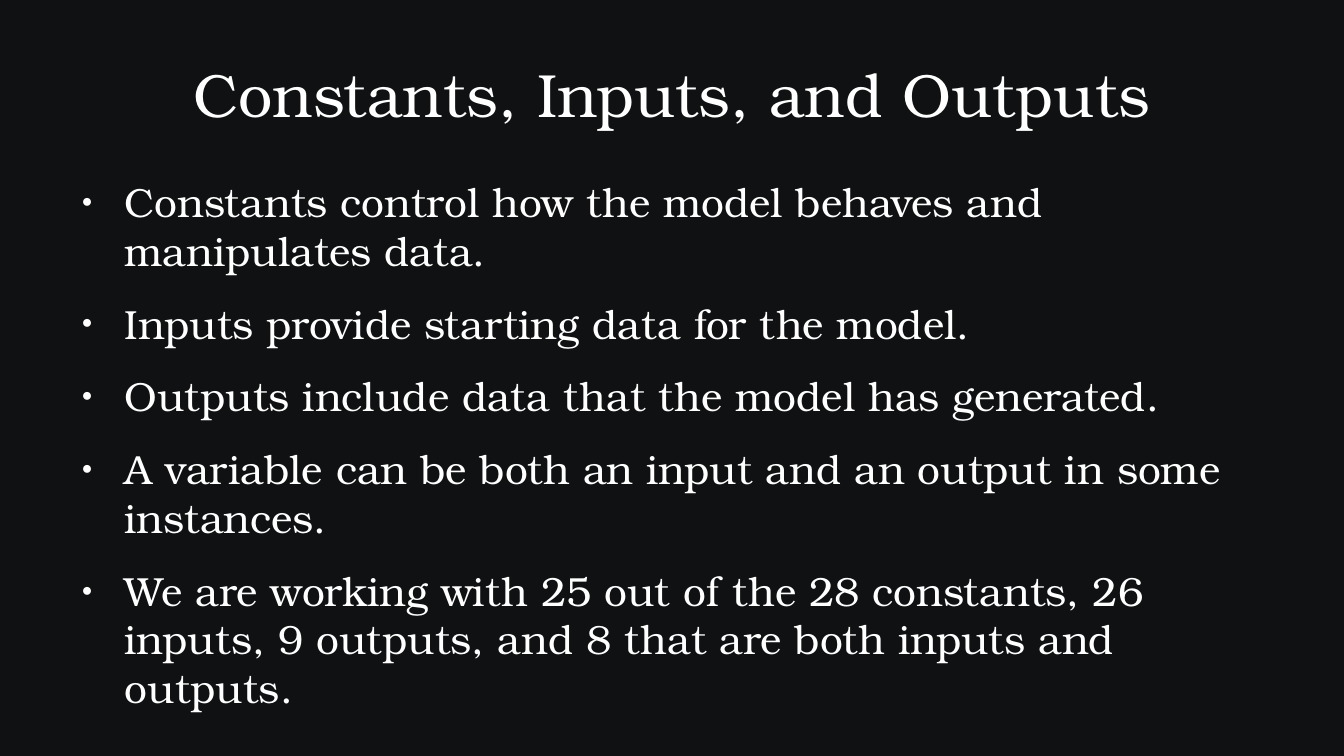
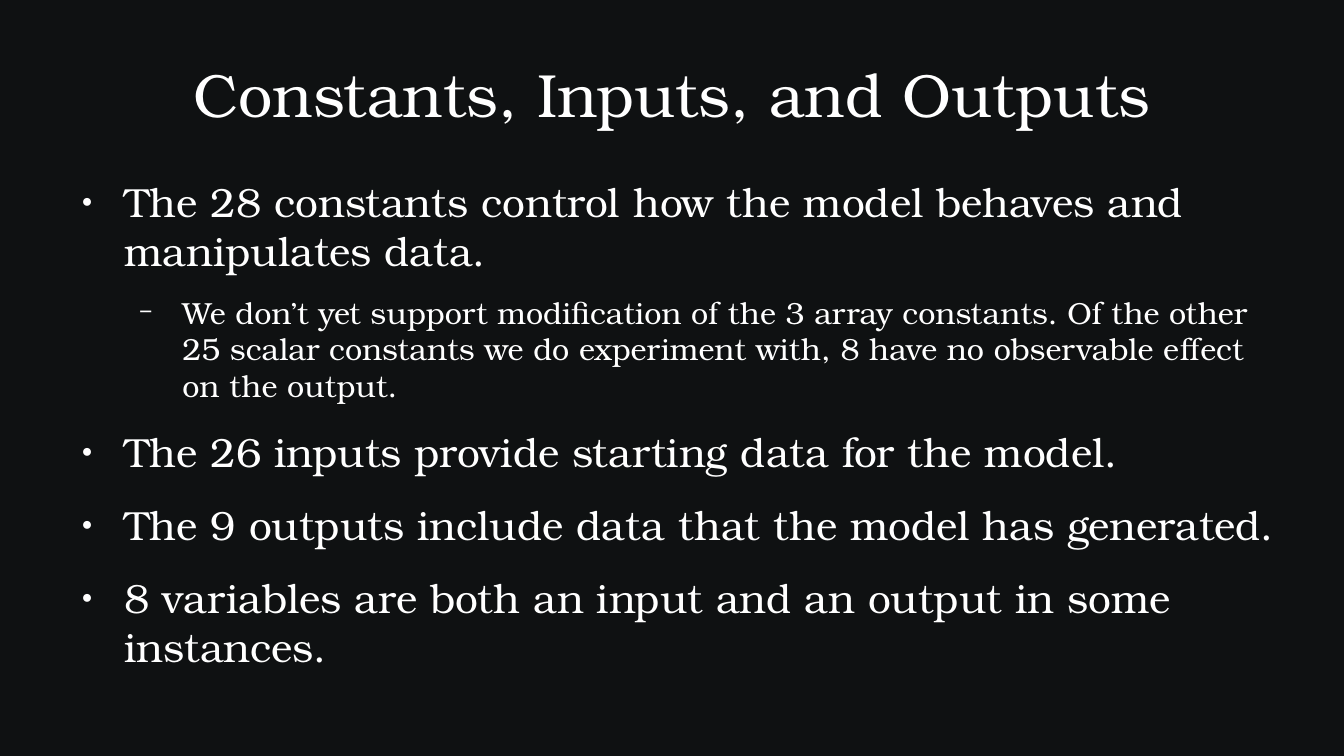
Before and after one commit to SamAllen06/lake_temp_work, a slide deck: slide 5 of documentation/for_collaborators/TestingSoftwareOverview.odp. Drawn at 1344x756 pixels with LibreOffice and Linux fonts; fonts in the diff are those of the drawing. Boxes give left, top, right and bottom in pixels: in the first picture for what was removed or moved away, otherwise in the second. Text is boxed around its words. In the diff, an @@ line names an element or a change of style, - is before the commit and + after.

Commit message:
Added table
Table of constants, inputs, outputs, and input/outputs

```diff
--- a/documentation/for_collaborators/TestingSoftwareOverview.odp
+++ b/documentation/for_collaborators/TestingSoftwareOverview.odp
@@ text at <box>125,188,1273,623</box>: text changed @@
-● Constants control how the model behaves and manipulates data.
-● Inputs provide starting data for the model.
-● Outputs include data that the model has generated.
-● A variable can be both an input and an output in some instances.
-● We are working with 25 out of the 28 constants, 26 inputs, 9 outputs, and 8 that are both inputs and outputs.
+● The 28 constants control how the model behaves and manipulates data.
+  − We don’t yet support modification of the 3 array constants. Of the other 25 scalar constants we do experiment with, 8 have no observable effect on the output.
+● The 26 inputs provide starting data for the model.
+● The 9 outputs include data that the model has generated.
+● 8 variables are both an input and an output in some instances.
```
Also in this commit, not shown: 1 other slide changed, 6 slides added, 2 other files.
